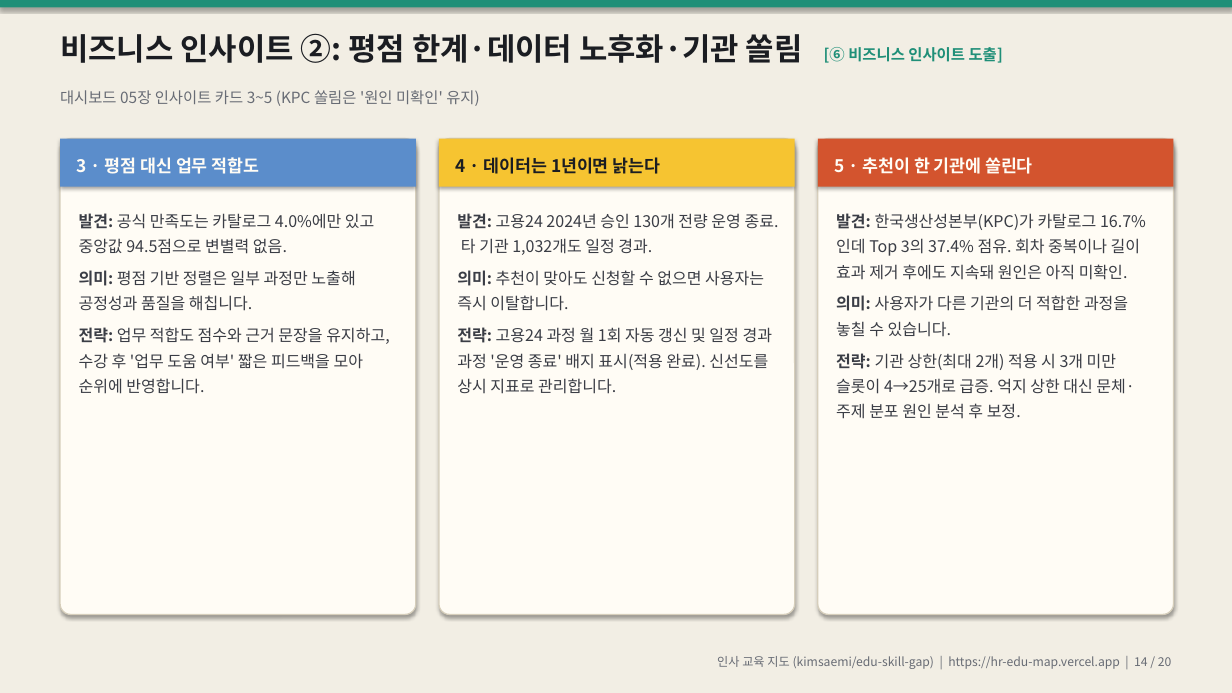
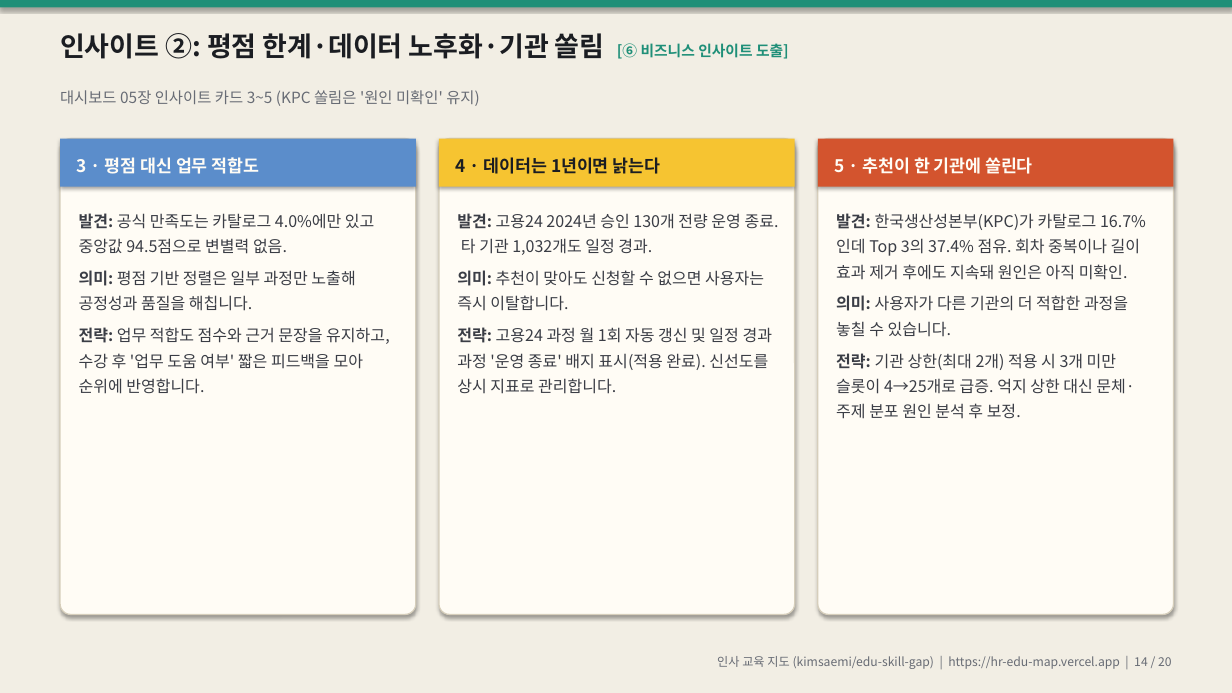
Before and after one commit to kimsaemi/edu-skill-gap, a slide deck: slide 14 of presentation/HR_교육지도_발표.pptx. Drawn at 1232x693 pixels with LibreOffice and Linux fonts; fonts in the diff are those of the drawing. Boxes give left, top, right and bottom in pixels: in the first picture for what was removed or moved away, otherwise in the second. Text is boxed around its words. In the diff, an @@ line names an element or a change of style, - is before the commit and + after.

```diff
--- a/presentation/HR_교육지도_발표.pptx
+++ b/presentation/HR_교육지도_발표.pptx
@@ text at box(60, 33, 789, 59): text changed; size 24 to 21 pt @@
-비즈니스 인사이트 ②: 평점 한계·데이터 노후화·기관 쏠림 [⑥ 비즈니스 인사이트 도출]
+인사이트 ②: 평점 한계·데이터 노후화·기관 쏠림 [⑥ 비즈니스 인사이트 도출]
```
Also in this commit, not shown: 18 other slides changed, 1 other file.
